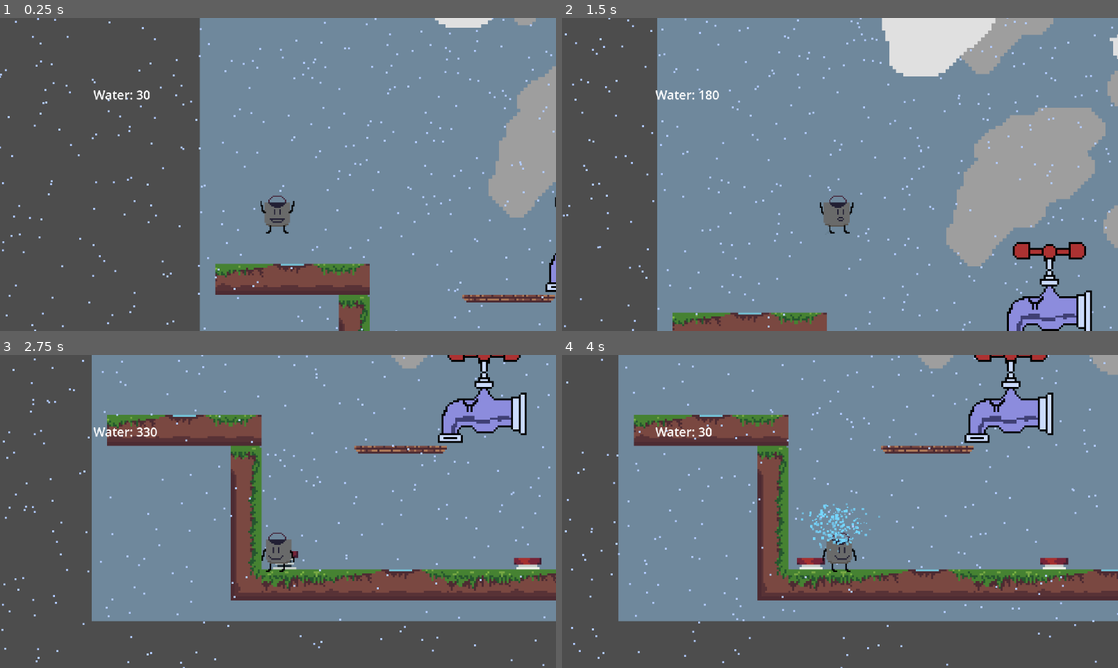
Above: before the commit, frames 1-4 (two rows, left to right).
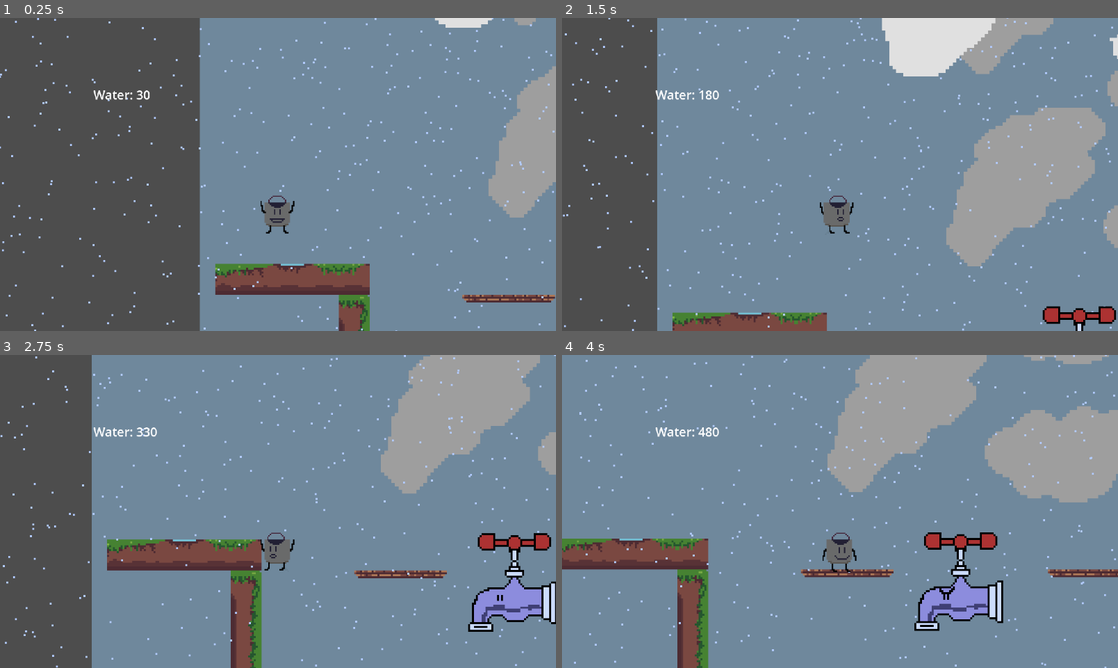
Above: after the commit, the same moments.

Repository: nsriv531/GWJ58
Game: Godot game, scene res://Scene/Levels/BossLevel.tscn
Two runs of this game, one before a commit and one after it. Both use one fixed random seed, a clock stepped at 60 frames per second and the inputs below. This scene is started directly instead of the project's main scene.
Inputs:
- Up to frame 1 (0.25 s): no input
- Up to frame 2 (1.5 s): hold W (jump) 0.53-1.28 s; hold D (right) from 0.53 s (still down); tap Space (dump) at 1.35 s
- Up to frame 3 (2.75 s): tap W (jump) at 1.52, 1.55, 1.82 s; release D (right) at 2.03 s; hold A (left) from 2.03 s (still down); hold W (jump) from 2.03 s (still down)
- Up to frame 4 (4 s): release A (left) at 2.78 s; release W (jump) at 2.78 s; hold D (right) from 2.78 s (still down); tap Space (dump) at 2.85 s; tap W (jump) at 3.02, 3.05, 3.32 s; hold W (jump) from 3.53 s (still down)

The runs differ from the first frame. In frame 1, 0.2% of the frame differs, in the area x 98-100%, y 57-88%; in frame 2, 2.6%; in frame 3, 37%; in frame 4, 55%, in the area x 0-100%, y 0-100%.
Error before the commit: Parse Error: Assignment is not allowed inside an expression. (res://Objects/Boss.gd:25)

Commit message:
boss state stuff

Diff:
--- a/Objects/Boss.gd
+++ b/Objects/Boss.gd
@@ -1,12 +1,16 @@
 extends Area2D
-enum{IDLE,ACTIVE}
+
+enum{IDLE,ACTIVE,DEAD,HIT}
+
 var player
 var state
+var health
 # Called when the node enters the scene tree for the first time.
 func _ready():
 	$AnimatedSprite2D.play("idle")
 	player = self.get_parent().get_node("Player")
 
+	health = 5000
 	state = IDLE
 
 	pass # Replace with function body.
@@ -22,6 +26,30 @@
 	if state == IDLE:
 		if _get_distance(self,player) < 600:
 			state = ACTIVE
-	elif state = ACTIVE:
+	elif state == ACTIVE:
 		$AnimatedSprite2D.play("active")
+	elif state == HIT:
+		if !$AnimatedSprite2D.is_playing():
+			state = ACTIVE
 	pass
+
+func _on_body_entered(body):
+	if body.is_in_group("Player") && state != DEAD:
+		if body.velocity.y > 0 && body.position.y < (self.position.y - 100):
+				# If so, we squash it and bounce.
+			self.squash(body.water_fill)
+			body.velocity.y = body.JUMP_VELOCITY
+		else:
+			if(body.position.x < self.position.x):
+				body.hit(-500)
+			else:
+				body.hit(500)
+
+func squash(damage):
+	health -= damage
+	if health <= 0:
+		state = DEAD
+		#$AnimatedSprite2D.play("death")
+	else:
+		state = HIT
+		$AnimatedSprite2D.play("hit")
--- a/Objects/Boss.tscn
+++ b/Objects/Boss.tscn
@@ -4,6 +4,7 @@
 [ext_resource type="Texture2D" uid="uid://dva5hm551p2fd" path="res://Art/faucetguy-sheet.png" id="1_o07s6"]
 
 [sub_resource type="RectangleShape2D" id="RectangleShape2D_35u4k"]
+size = Vector2(192, 251)
 
 [sub_resource type="AtlasTexture" id="AtlasTexture_nbrip"]
 atlas = ExtResource("1_o07s6")
@@ -99,7 +100,7 @@
 }],
 "loop": false,
 "name": &"hit",
-"speed": 5.0
+"speed": 2.5
 }, {
 "frames": [{
 "duration": 1.0,
@@ -158,9 +159,13 @@
 script = ExtResource("1_jowgh")
 
 [node name="CollisionShape2D" type="CollisionShape2D" parent="."]
+position = Vector2(-1, -34.5)
 shape = SubResource("RectangleShape2D_35u4k")
 
 [node name="AnimatedSprite2D" type="AnimatedSprite2D" parent="."]
+position = Vector2(80, -46)
 scale = Vector2(5, 5)
 sprite_frames = SubResource("SpriteFrames_p8d1e")
-animation = &"active"
+animation = &"hit"
+
+[connection signal="body_entered" from="." to="." method="_on_body_entered"]
--- a/Scene/Levels/BossLevel.tscn
+++ b/Scene/Levels/BossLevel.tscn
@@ -93,9 +93,14 @@
 
 [node name="Spring" parent="." instance=ExtResource("13_54hao")]
 position = Vector2(529, 752)
+JUMP_HEIGHT = -1000
 
 [node name="Spring2" parent="." instance=ExtResource("13_54hao")]
 position = Vector2(-101, 752)
+JUMP_HEIGHT = -1000
 
 [node name="Boss" parent="." instance=ExtResource("13_l2hta")]
-position = Vector2(496, 333)
+position = Vector2(494, 545)
+
+[connection signal="Spring_Jump_velcity" from="Spring" to="Player" method="_on_spring_spring_jump_velcity"]
+[connection signal="Spring_Jump_velcity" from="Spring2" to="Player" method="_on_spring_spring_jump_velcity"]
